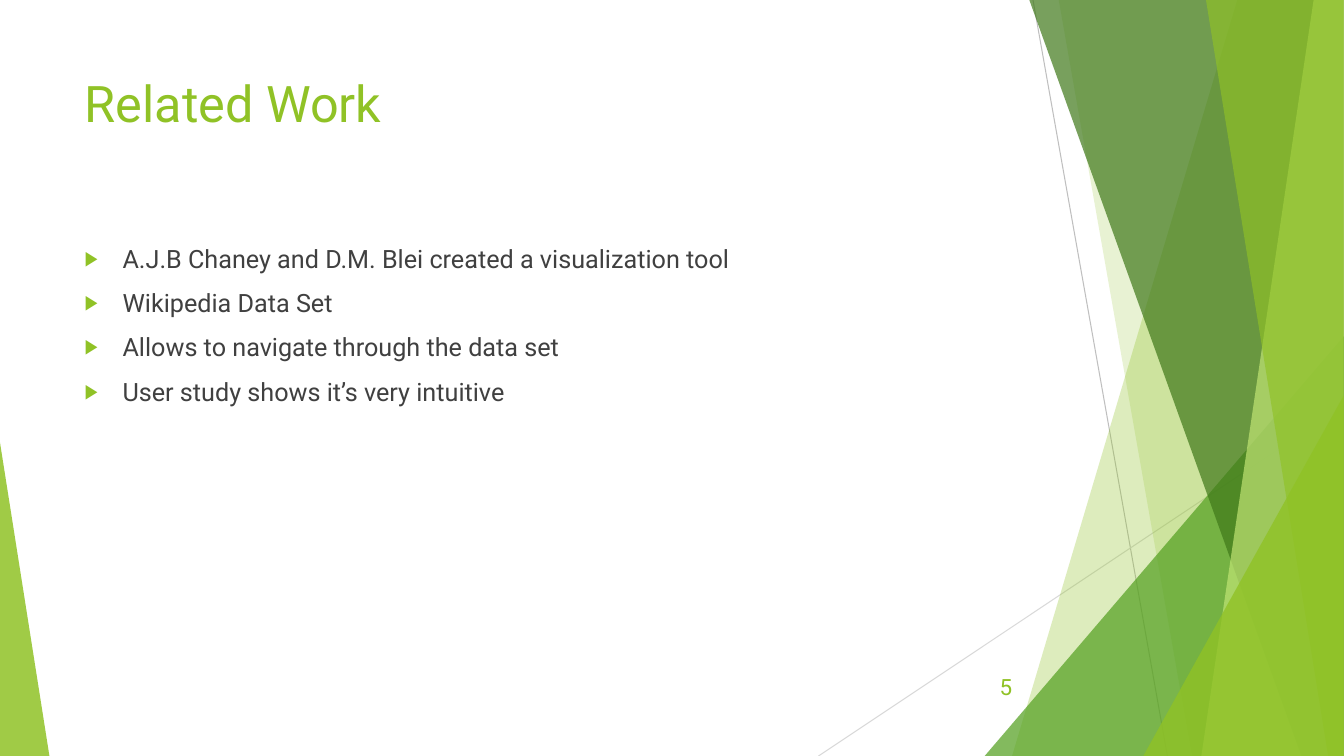
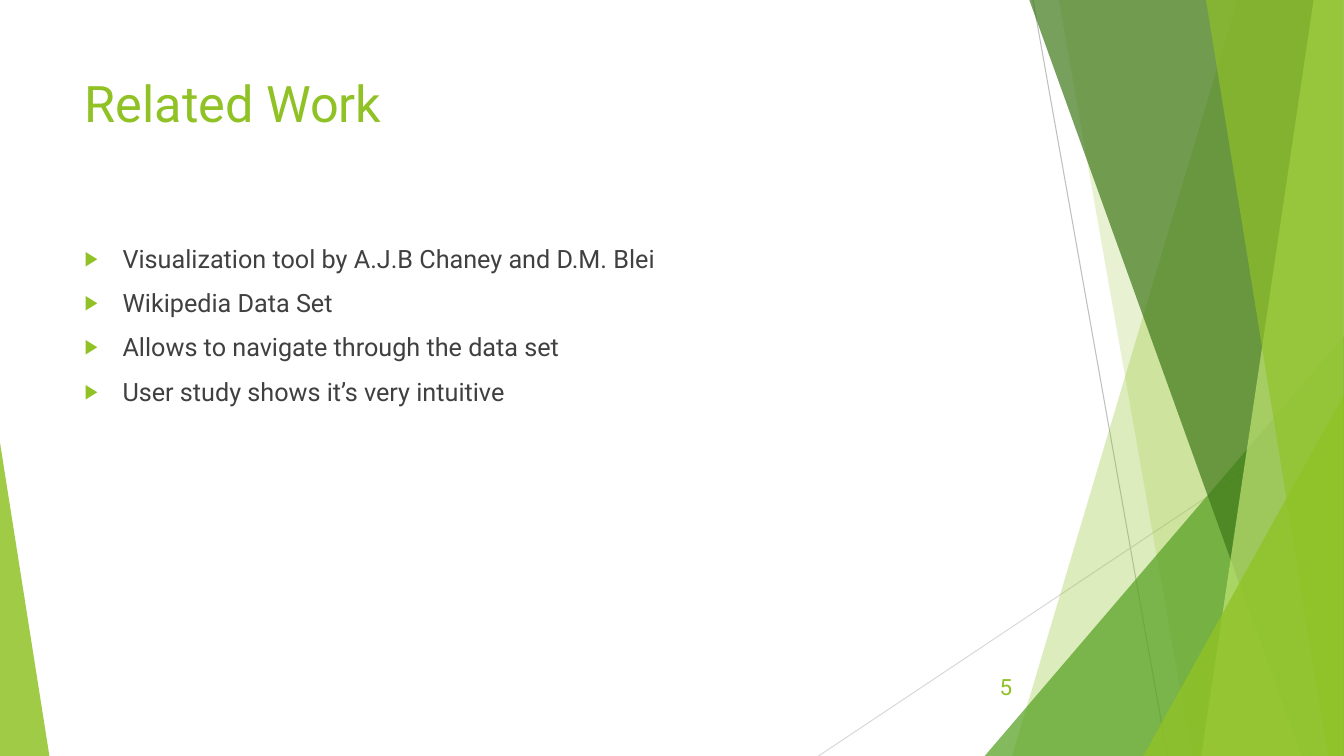
Before and after one commit to jeff2018/KnowledgeDiscoveryVisualization, a slide deck: slide 5 of Topic Model Visualization.pptx. Drawn at 1344x756 pixels with LibreOffice and Linux fonts; fonts in the diff are those of the drawing. Boxes give left, top, right and bottom in pixels: in the first picture for what was removed or moved away, otherwise in the second. Text is boxed around its words. In the diff, an @@ line names an element or a change of style, - is before the commit and + after.

```diff
--- a/Topic Model Visualization.pptx
+++ b/Topic Model Visualization.pptx
@@ text at (x1=123, y1=249, x2=654, y2=274): text changed @@
-▶ A.J.B Chaney and D.M. Blei created a visualization tool
+▶ Visualization tool by A.J.B Chaney and D.M. Blei
```
Also in this commit, not shown: 5 other slides changed.
